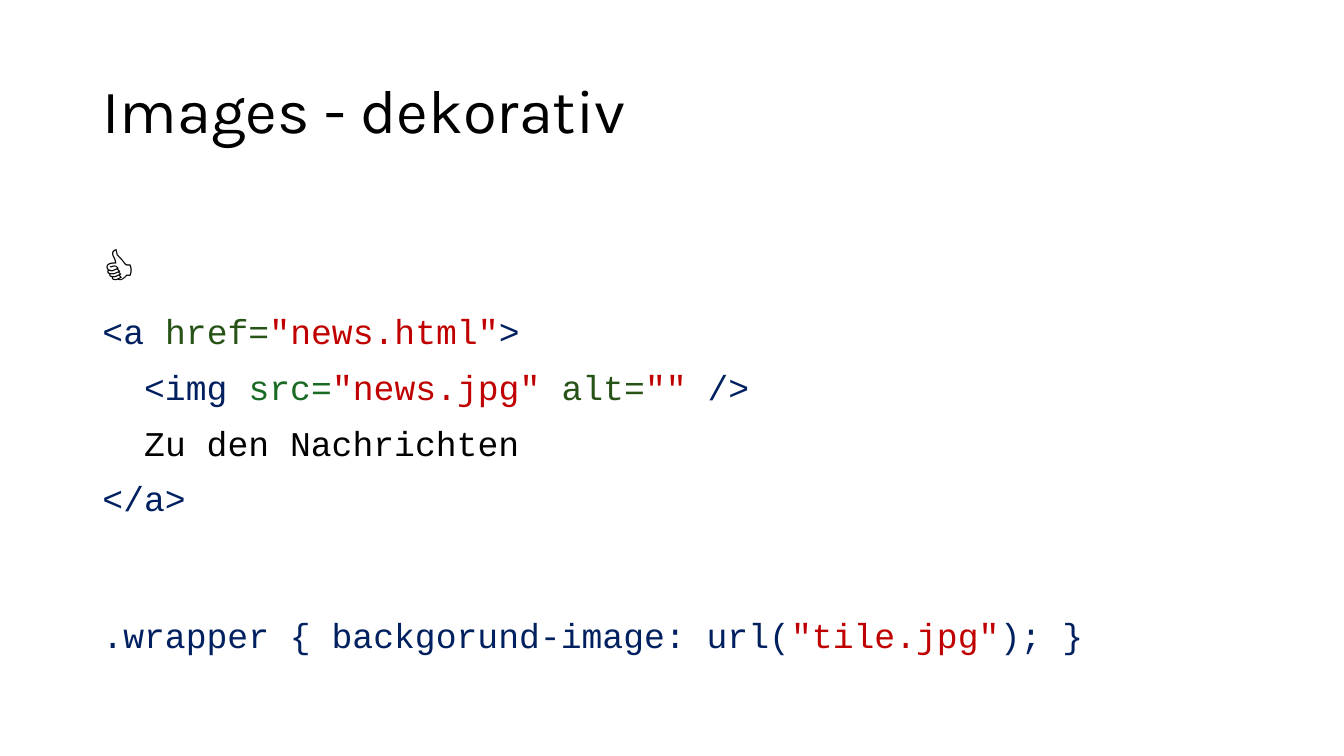
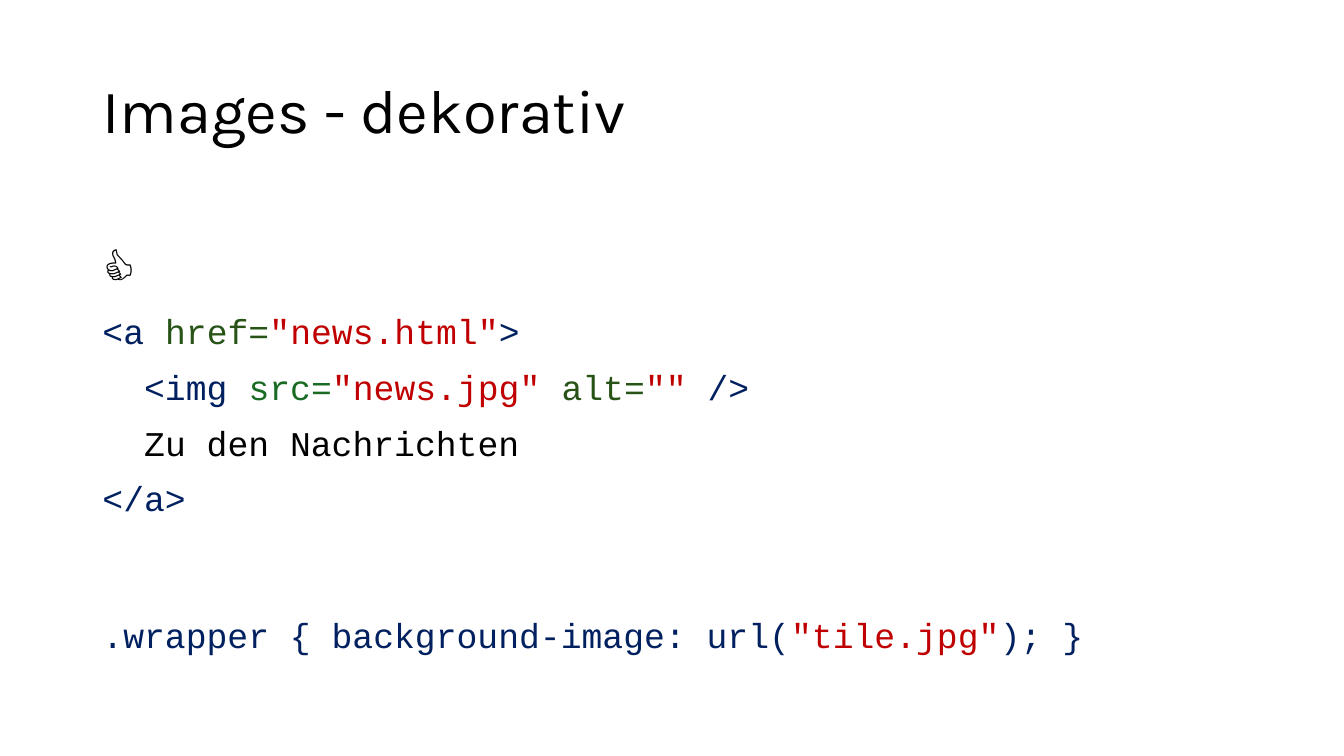
Before and after one commit to aykut-rocks/web-frontend-accessibility-training, a slide deck: slide 27 of Web-Frontend-Accessibility-03.pptx. Drawn at 1344x756 pixels with LibreOffice and Linux fonts; fonts in the diff are those of the drawing. Boxes give left, top, right and bottom in pixels: in the first picture for what was removed or moved away, otherwise in the second. Text is boxed around its words. In the diff, an @@ line names an element or a change of style, - is before the commit and + after.

```diff
--- a/Web-Frontend-Accessibility-03.pptx
+++ b/Web-Frontend-Accessibility-03.pptx
@@ text at (102,623,1042,656): text changed @@
-.wrapper { backgorund-image: url("tile.jpg"); }
+.wrapper { background-image: url("tile.jpg"); }
```
Also in this commit, not shown: 3 other slides changed.
